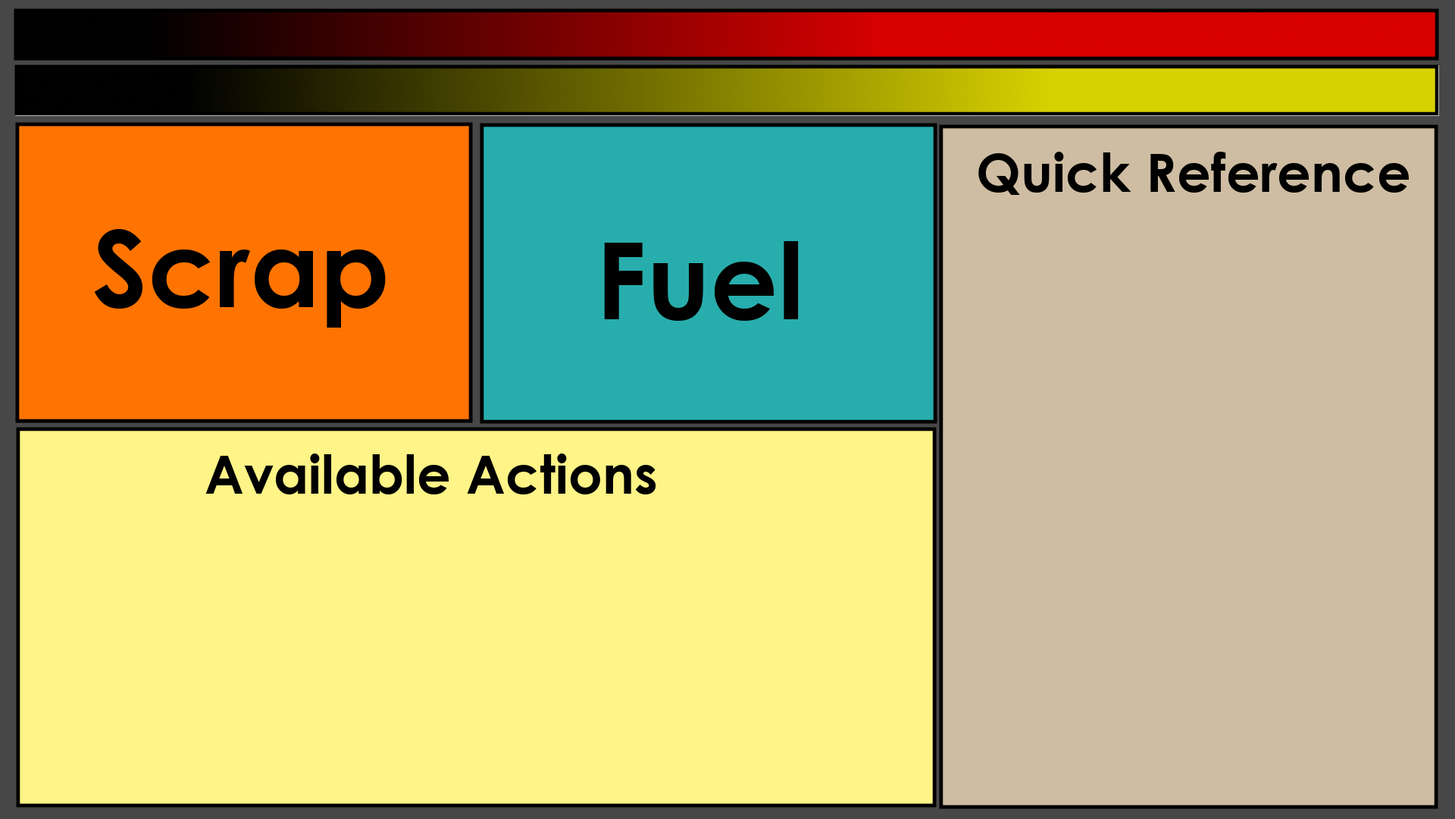
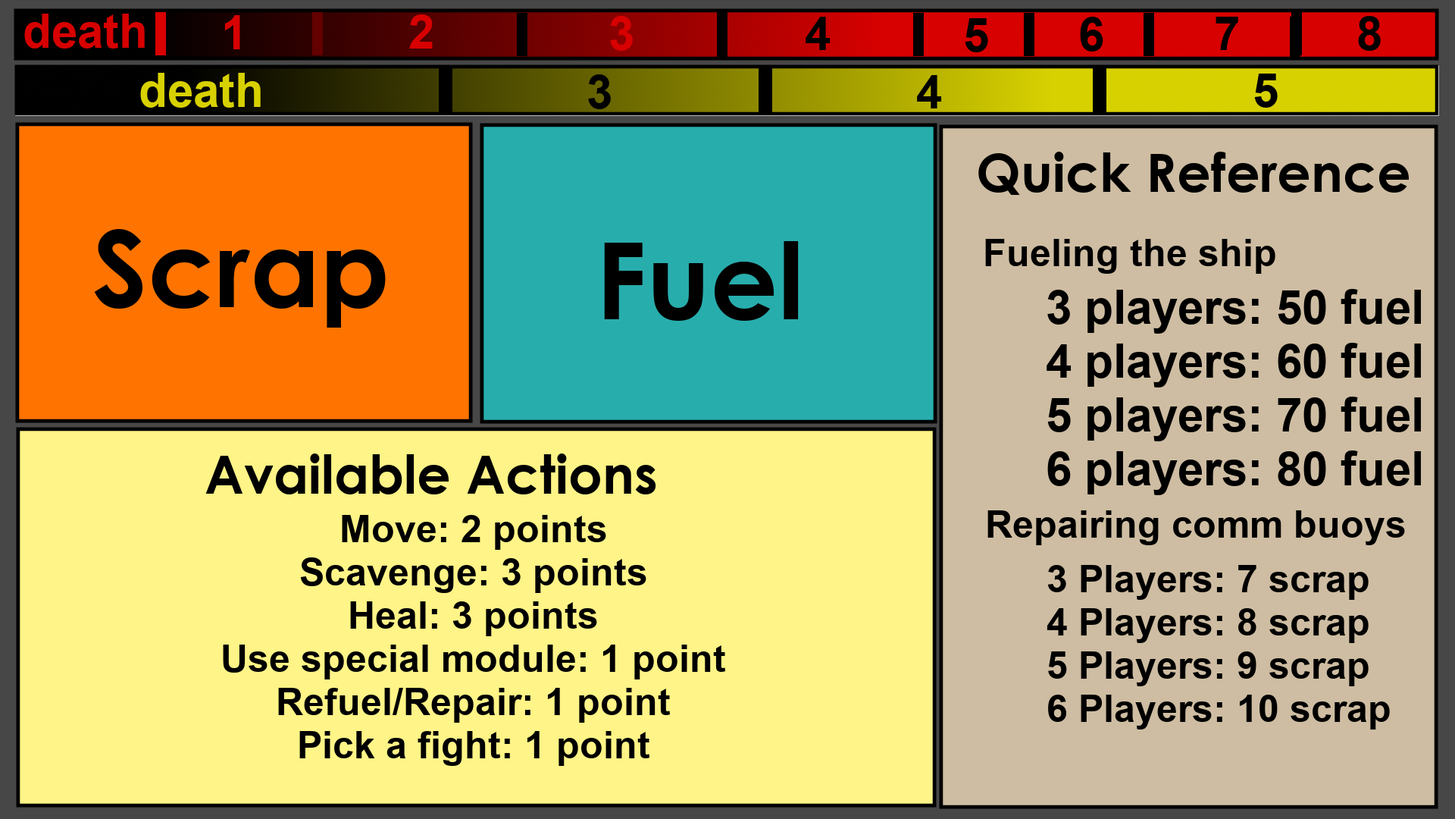
Layer changes from the first 1455 × 819 image to the second:
added layer "health seperators" above "8" over (155, 12, 1303, 57)
added layer "8" above "7" over (1358, 15, 1382, 51)
added layer "7" above "6" over (1215, 16, 1239, 51)
added layer "6" above "5 #1" over (1080, 16, 1104, 52)
added layer "5 #1" above "4 #1" over (964, 18, 989, 53)
added layer "4 #1" above "3 #1" over (805, 16, 831, 51)
added layer "3 #1" above "2" over (610, 15, 633, 51)
added layer "2" above "1" over (409, 14, 433, 49)
added layer "1" above "death #1" over (224, 15, 241, 50)
added layer "death #1" above "death" over (24, 13, 145, 49)
added layer "death" above "3" over (140, 72, 261, 108)
added layer "3" above "4" over (588, 74, 611, 110)
added layer "4" above "5" over (917, 75, 943, 109)
added layer "5" above "oxygen seperators" over (1254, 73, 1278, 108)
added layer "oxygen seperators" above "Move: 2 points ..." over (438, 68, 1107, 113)
added layer "Move: 2 points ..." above "3 Players: 7 scrap ..." over (222, 514, 726, 766)
added layer "3 Players: 7 scrap ..." above "3 players: 50 fuel ..." over (1046, 564, 1391, 730)
added layer "3 players: 50 fuel ..." above "Repairing comm buoys" over (1046, 288, 1422, 495)
added layer "Repairing comm buoys" above "Fueling the ship" over (987, 510, 1406, 545)
added layer "Fueling the ship" above "win cons" over (985, 238, 1276, 274)
